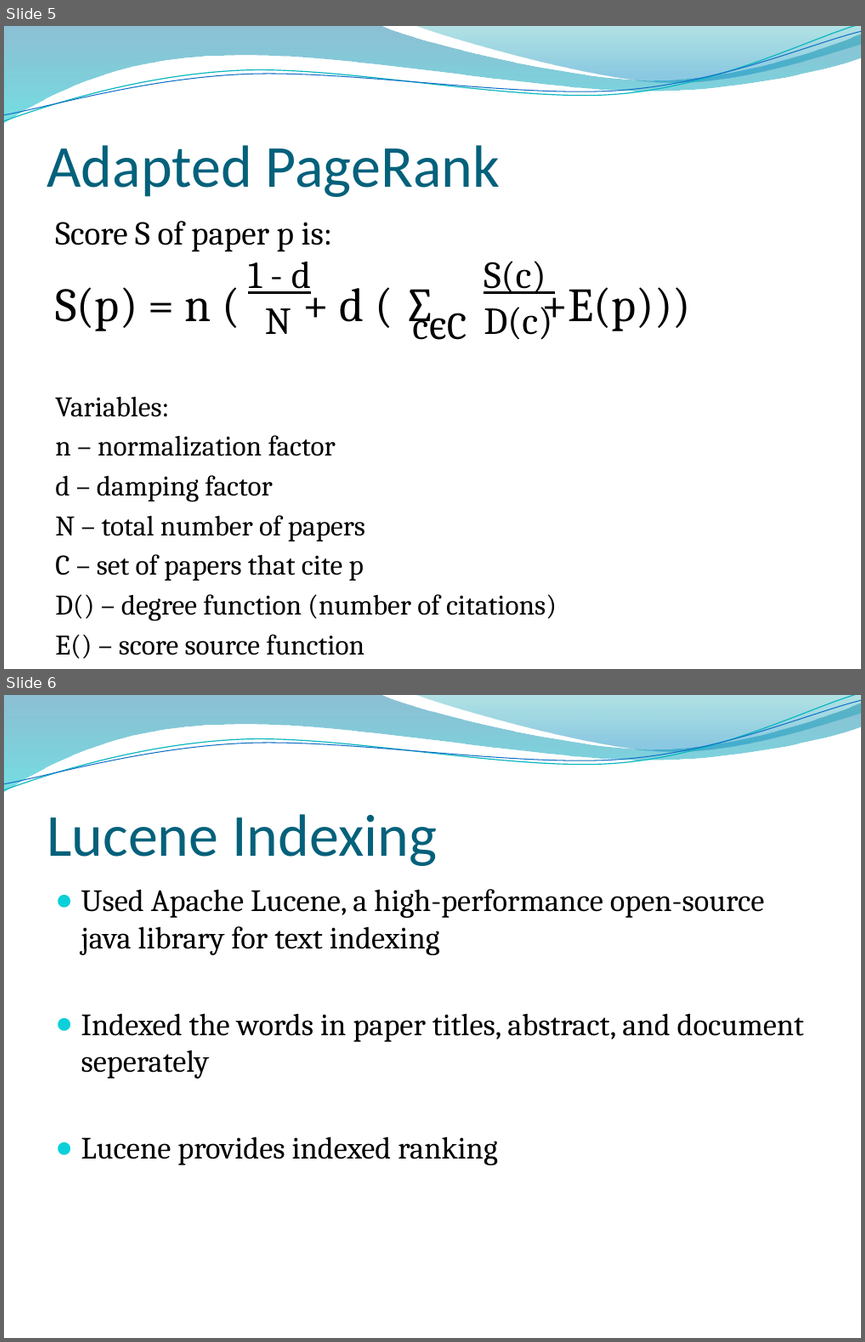
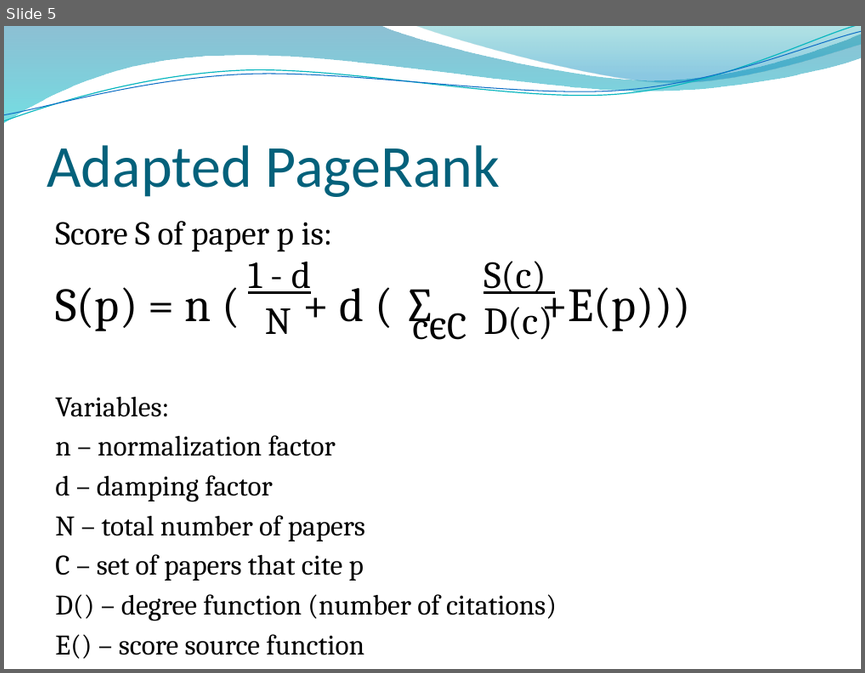
Before and after one commit to mvartakgithub/6.830-Final-Project, a slide deck: PubCrawlPresentation.pptx. Shown one above the other, each under a label of ours: slides 5 and 6 before the commit, slide 5 after it. The pictures are 865x1342 and 865x673 pixels, drawn with LibreOffice and Linux fonts; fonts in the diff are those of the drawing; background and template pictures are left out. Boxes give left, top, right and bottom in pixels: in the first picture for what was removed or moved away, otherwise in the second. Text is boxed around its words. In the diff, an @@ line names an element or a change of style, - is before the commit and + after.

```diff
--- a/PubCrawlPresentation.pptx
+++ b/PubCrawlPresentation.pptx
@@ slide 6 removed at (x1=4, y1=695, x2=861, y2=1338), background picture (left out); not listed: 4 template elements that a slide beside it also shows @@
@@ title removed at (x1=46, y1=814, x2=437, y2=866) @@
-Lucene Indexing
@@ text removed at (x1=81, y1=889, x2=804, y2=1165) @@
-● Used Apache Lucene, a high-performance open-source java library for text indexing
-● Indexed the words in paper titles, abstract, and document seperately
-● Lucene provides indexed ranking
```
Also in this commit, not shown: 5 slides changed, 4 slides added, 1 other slide removed, 2 other files.
